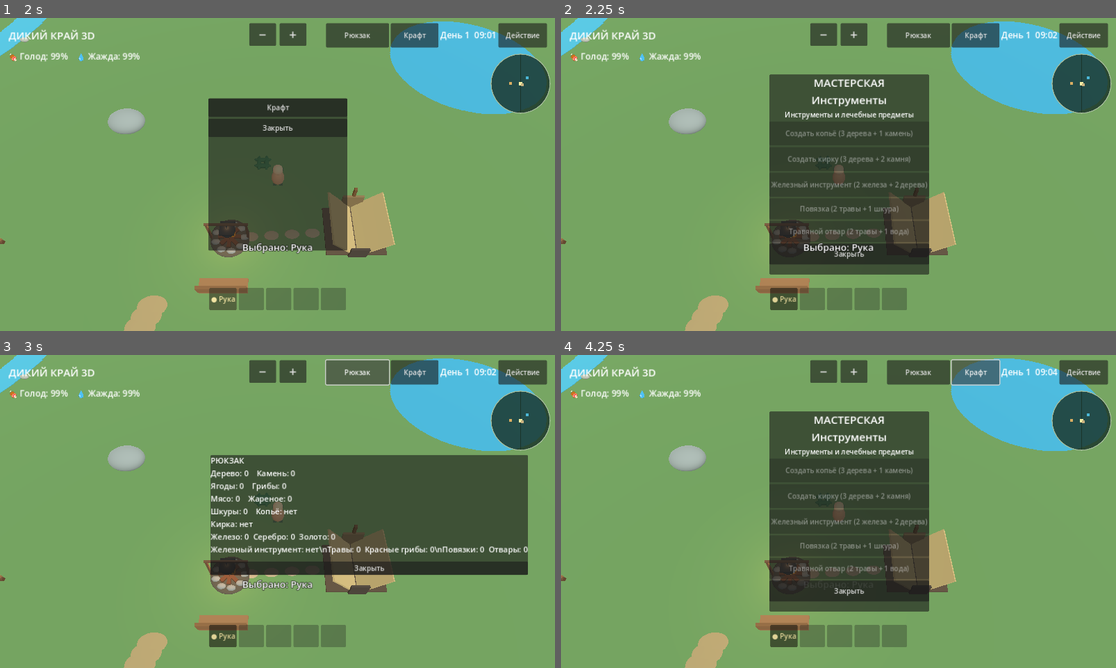
Above: before the commit, frames 1-4 (two rows, left to right).
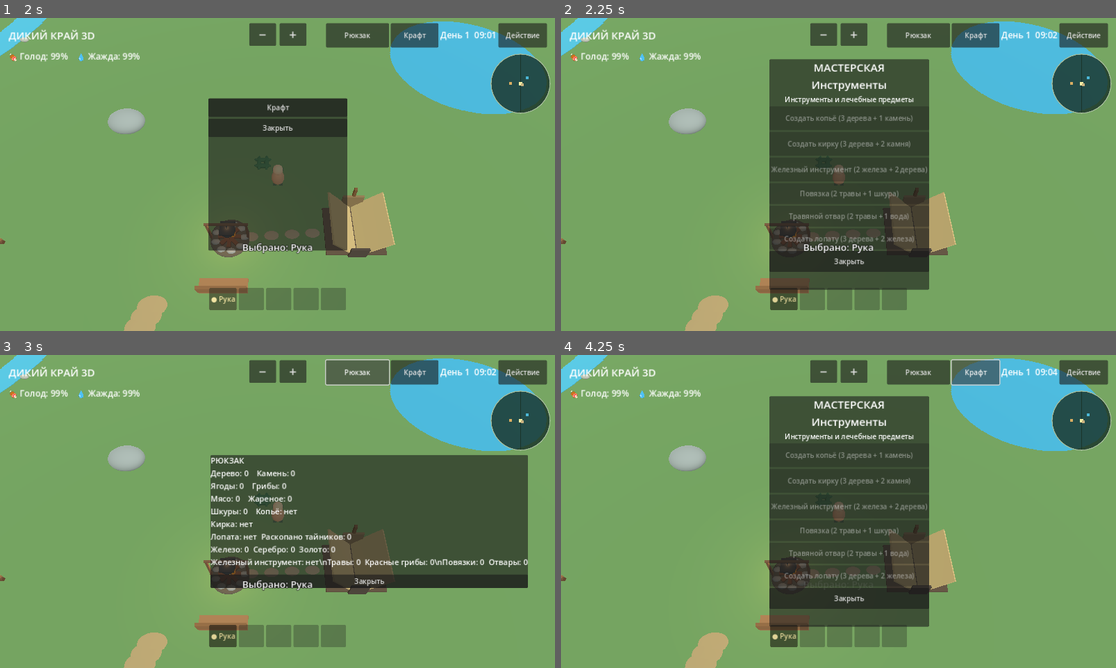
Above: after the commit, the same moments.

Repository: hjz2tz7cgv-ctrl/DikiyKrayGodot
Game: Godot game, scene res://scenes/main.tscn
Two runs of this game, one before a commit and one after it. Both use one fixed random seed, a clock stepped at 60 frames per second and the inputs below.
Inputs:
- Up to frame 1 (2 s): click "Действие" at 0.5 s; click "● Рука" at 1.25 s
- Up to frame 2 (2.25 s): click "Крафт" at 2 s
- Up to frame 3 (3 s): click "Рюкзак" at 2.75 s
- Up to frame 4 (4.25 s): click "Крафт" at 3.5 s

Frame 1 is identical in both runs. In frame 2, 6.6% of the frame differs, in the area x 37-67%, y 13-87%; in frame 3, 5.6%; in frame 4, 6.7%.

Commit message:
Add files via upload

Diff:
--- a/scripts/main.gd
+++ b/scripts/main.gd
@@ -48,6 +48,12 @@
 var survival_buttons: Array[Button] = []
 var has_spear := false
 var has_pickaxe := false
+var has_shovel := false
+var shovel_recipe_button: Button
+var caches: Array[Dictionary] = []
+var digging_active := false
+var digging_index := -1
+var digging_progress := 0.0
 var has_iron_tool := false
 var iron_recipe_button: Button
 var bandage_recipe_button: Button
@@ -143,6 +149,7 @@
     _create_forest_paths()
     _create_abandoned_cabin()
     _create_logger_camp()
+    _create_buried_caches()
     _create_animals()
     _create_ui()
     _update_lighting()
@@ -667,6 +674,74 @@
     _mesh_box(camp, Vector3(1.0, 0.75, 0.95), Vector3(1.25, 0.38, 0.65), Color("886441"))
     _mesh_box(camp, Vector3(0.7, 0.08, 0.55), Vector3(1.25, 0.82, 0.65), Color("b7a17a"))
 
+
+func _create_buried_caches() -> void:
+    # Тайники только на сухой земле, вдали от построек и препятствий.
+    var candidates: Array[Vector2] = [Vector2(-20, 40), Vector2(53, 43), Vector2(-42, -22), Vector2(76, -65), Vector2(-75, 64), Vector2(110, 38)]
+    for pos in candidates:
+        if not _can_place(pos, 2.2):
+            continue
+        var cache_node := Node3D.new()
+        cache_node.name = "BuriedCache"
+        cache_node.position = Vector3(pos.x, 0, pos.y)
+        add_child(cache_node)
+        # Земляной холмик и две ветки крестом — заметный ориентир.
+        _mesh_sphere(cache_node, 0.85, Vector3(0, 0.12, 0), Color("715b40"), Vector3(1.2, 0.35, 1.0))
+        var branch_a := _mesh_box(cache_node, Vector3(1.25, 0.10, 0.13), Vector3(0, 0.39, 0), Color("5a3825"))
+        branch_a.rotation.y = 0.6
+        var branch_b := _mesh_box(cache_node, Vector3(1.25, 0.10, 0.13), Vector3(0, 0.41, 0), Color("6d472d"))
+        branch_b.rotation.y = -0.6
+        caches.append({"pos": pos, "node": cache_node, "dug": false})
+
+func _nearest_cache() -> int:
+    if player == null:
+        return -1
+    var here := Vector2(player.position.x, player.position.z)
+    for i in range(caches.size()):
+        if not bool(caches[i]["dug"]) and here.distance_to(caches[i]["pos"]) <= 2.7:
+            return i
+    return -1
+
+func _begin_digging(index: int) -> void:
+    if index < 0 or index >= caches.size() or bool(caches[index]["dug"]):
+        return
+    if not has_shovel or equipped_tool != "shovel":
+        status_message = "Для раскопки изготовь и выбери лопату"
+        _update_ui()
+        return
+    _stop_mining()
+    digging_index = index
+    digging_progress = 0.0
+    digging_active = true
+    status_message = "Раскапываем тайник..."
+    _update_ui()
+
+func _finish_digging() -> void:
+    if digging_index < 0 or digging_index >= caches.size():
+        digging_active = false
+        return
+    var cache: Dictionary = caches[digging_index]
+    if bool(cache["dug"]):
+        digging_active = false
+        return
+    cache["dug"] = true
+    var marker: Node3D = cache["node"]
+    marker.queue_free()
+    caches[digging_index] = cache
+    var wood_reward := 2 + digging_index % 3
+    var stone_reward := 1 + digging_index % 2
+    inventory["wood"] += wood_reward
+    inventory["stone"] += stone_reward
+    if digging_index % 2 == 0:
+        inventory["iron"] += 1
+    else:
+        inventory["herb"] += 2
+    status_message = "Тайник найден! +%d дерева, +%d камня и редкая находка" % [wood_reward, stone_reward]
+    digging_active = false
+    digging_index = -1
+    digging_progress = 0.0
+    progress_bar.visible = false
+    _update_ui()
 
 func _create_animals() -> void:
     # Зайцы, олени и кабаны мирно бродят по миру.
@@ -871,7 +946,7 @@
     quickbar.offset_right = 158.0
     quickbar.offset_top = -99.0
     quickbar.offset_bottom = -48.0
-    for tool_id in ["hand", "spear", "pickaxe", "sword", "bow"]:
+    for tool_id in ["hand", "spear", "pickaxe", "shovel", "bow"]:
         var tool_button := Button.new()
         tool_button.custom_minimum_size = Vector2(58, 48)
         tool_button.focus_mode = Control.FOCUS_NONE
@@ -903,8 +978,8 @@
     craft_panel.set_anchors_preset(Control.PRESET_CENTER)
     craft_panel.offset_left = -160
     craft_panel.offset_right = 160
-    craft_panel.offset_top = -230
-    craft_panel.offset_bottom = 230
+    craft_panel.offset_top = -265
+    craft_panel.offset_bottom = 265
     craft_panel.visible = false
     var craft_col := VBoxContainer.new()
     craft_panel.add_child(craft_col)
@@ -937,6 +1012,10 @@
     tea_recipe_button.custom_minimum_size.y = 48
     tea_recipe_button.pressed.connect(_craft_tea)
     craft_col.add_child(tea_recipe_button)
+    shovel_recipe_button = Button.new()
+    shovel_recipe_button.custom_minimum_size.y = 48
+    shovel_recipe_button.pressed.connect(_craft_shovel)
+    craft_col.add_child(shovel_recipe_button)
     var craft_close := Button.new()
     craft_close.text = "Закрыть"
     craft_close.custom_minimum_size.y = 48
@@ -1016,6 +1095,19 @@
         var point: Vector2 = positions[i]
         minimap_dots[i].position = Vector2(69, 69) + point * 0.91 - minimap_dots[i].size * 0.5
 
+func _craft_shovel() -> void:
+    if has_shovel:
+        status_message = "Лопата уже изготовлена"
+    elif inventory["wood"] >= 3 and inventory["iron"] >= 2:
+        inventory["wood"] -= 3
+        inventory["iron"] -= 2
+        has_shovel = true
+        equipped_tool = "shovel"
+        status_message = "Лопата готова и выбрана! Ищи холмики с ветками"
+    else:
+        status_message = "Для лопаты нужны 3 дерева и 2 железа"
+    _update_ui()
+
 func _craft_bandage() -> void:
     if inventory["herb"] >= 2 and inventory["hide"] >= 1:
         inventory["herb"] -= 2
@@ -1063,6 +1155,8 @@
         return has_spear
     if tool_id == "pickaxe":
         return has_pickaxe
+    if tool_id == "shovel":
+        return has_shovel
     return false # Меч и лук добавим вместе с их крафтом и механиками.
 
 func _select_quick_tool(tool_id: String) -> void:
@@ -1071,7 +1165,7 @@
         _update_ui()
         return
     equipped_tool = tool_id
-    status_message = "Выбрано: " + {"hand":"Рука", "spear":"Копьё", "pickaxe":"Кирка"}.get(tool_id, tool_id)
+    status_message = "Выбрано: " + {"hand":"Рука", "spear":"Копьё", "pickaxe":"Кирка", "shovel":"Лопата"}.get(tool_id, tool_id)
     _update_ui()
 
 func _refresh_quickbar() -> void:
@@ -1082,8 +1176,10 @@
         owned_tools.append("spear")
     if has_pickaxe:
         owned_tools.append("pickaxe")
-    var labels := {"hand": "Рука", "spear": "Копьё", "pickaxe": "Кирка"}
-    var slot_ids := ["hand", "spear", "pickaxe", "sword", "bow"]
+    if has_shovel:
+        owned_tools.append("shovel")
+    var labels := {"hand": "Рука", "spear": "Копьё", "pickaxe": "Кирка", "shovel": "Лопата"}
+    var slot_ids := ["hand", "spear", "pickaxe", "shovel", "bow"]
     for slot_index in range(slot_ids.size()):
         var button: Button = quickbar_buttons[slot_ids[slot_index]]
         if slot_index < owned_tools.size():
@@ -1172,6 +1268,13 @@
     hint_tween.tween_property(hint_panel, "modulate:a", 0.0, 0.65)
     hint_tween.tween_callback(func() -> void: hint_panel.visible = false)
 
+func _dug_cache_count() -> int:
+    var count := 0
+    for cache in caches:
+        if bool(cache["dug"]):
+            count += 1
+    return count
+
 func _update_ui() -> void:
     info_label.text = "ДИКИЙ КРАЙ 3D"
     if status_message != last_hint_message:
@@ -1184,6 +1287,7 @@
         var minute := int((day_clock - floor(day_clock)) * 60.0)
         time_label.text = "День %d  %02d:%02d" % [day_count, hour, minute]
     bag_label.text = "РЮКЗАК\nДерево: %d    Камень: %d\nЯгоды: %d    Грибы: %d\nМясо: %d    Жареное: %d\nШкуры: %d    К …(235 unchanged characters)…
+    bag_label.text += "\nЛопата: %s  Раскопано тайников: %d" % ["есть" if has_shovel else "нет", _dug_cache_count()]
     bag_label.text += "\nЖелезо: %d  Серебро: %d  Золото: %d\nЖелезный инструмент: %s" % [inventory["iron"], inventory["silver"], inventory["gold"], "есть" if has_iron_tool else "нет"]
     bag_label.text += "\\nТравы: %d  Красные грибы: %d\\nПовязки: %d  Отвары: %d" % [inventory["herb"], inventory["poison_mushroom"], inventory["bandage"], inventory["herbal_tea"]]
     if cabin_note_found:
@@ -1203,6 +1307,9 @@
     if tea_recipe_button != null:
         tea_recipe_button.text = "Травяной отвар (2 травы + 1 вода)"
         tea_recipe_button.disabled = inventory["herb"] < 2 or water_portions < 1
+    if shovel_recipe_button != null:
+        shovel_recipe_button.text = "Лопата готова" if has_shovel else "Создать лопату (3 дерева + 2 железа)"
+        shovel_recipe_button.disabled = has_shovel or inventory["wood"] < 3 or inventory["iron"] < 2
     if pickaxe_recipe_button != null:
         pickaxe_recipe_button.text = "Кирка уже создана" if has_pickaxe else "Создать кирку (3 дерева + 2 камня)"
         pickaxe_recipe_button.disabled = has_pickaxe or inventory["wood"] < 3 or inventory["stone"] < 2
@@ -1338,6 +1445,8 @@
         _add_action_option("Съесть красный гриб (опасно!)", "poison_mushroom")
     if water_portions > 0:
         _add_action_option("Попить воды (%d)" % water_portions, "drink")
+    if _nearest_cache() >= 0:
+        _add_action_option("Раскопать тайник (лопата)", "dig_cache")
     if Vector2(player.position.x, player.position.z).distance_to(LOGGER_POS) <= 5.0:
         _add_action_option("Осмотреть стоянку лесорубов", "logger")
     if Vector2(player.position.x, player.position.z).distance_to(CABIN_POS) <= 4.1:
@@ -1373,6 +1482,8 @@
     action_menu.visible = false
     if kind == "craft":
         _toggle_craft()
+    elif kind == "dig_cache":
+        _begin_digging(_nearest_cache())
     elif kind == "resource":
         var index := _nearest_resource()
         if index >= 0:
@@ -1395,6 +1506,10 @@
     if here.distance_to(TENT_POS) <= 2.8:
         nearby_action_kind = "tent"
         nearby_button.text = "Отдохнуть в палатке"
+    elif _nearest_cache() >= 0:
+        nearby_action_kind = "dig_cache"
+        nearby_action_index = _nearest_cache()
+        nearby_button.text = "Раскопать тайник (лопата)"
     elif here.distance_to(LOGGER_POS) <= 5.0:
         nearby_action_kind = "logger"
         nearby_button.text = "Осмотреть стоянку лесорубов"
@@ -1456,6 +1571,8 @@
             _show_sleep_panel()
         else:
             status_message = "Подойди ближе к палатке"
+    elif chosen == "dig_cache":
+        _begin_digging(selected)
     elif chosen == "logger":
         _survival_action("logger")
     elif chosen == "cabin":
@@ -1585,6 +1702,7 @@
         status_message = "Для большого камня выбери кирку в нижней панели (крафт: 3 дерева + 2 камня)"
         _update_ui()
         return
+    digging_active = false
     target_resource = index
     mining_active = true
     mining_progress = 0.0
@@ -1779,6 +1897,18 @@
         var nearest := _nearest_resource()
         if nearest >= 0:
             _begin_mining(nearest)
+    if digging_active:
+        if digging_index < 0 or digging_index >= caches.size() or Vector2(player.position.x, player.position.z).distance_to(caches[digging_index]["pos"]) > 3.1 or equipped_tool != "shovel":
+            digging_active = false
+            digging_index = -1
+            progress_bar.visible = false
+            status_message = "Раскопка прервана"
+        else:
+            digging_progress += delta
+            progress_bar.visible = true
+            progress_bar.value = minf(100.0, digging_progress / 5.0 * 100.0)
+            if digging_progress >= 5.0:
+                _finish_digging()
     if mining_active:
         if target_resource < 0 or not resources[target_resource]["alive"] or Vector2(player.position.x, player.position.z).distance_to(resources[target_resource]["pos"]) > 3.0:
             _stop_mining()
